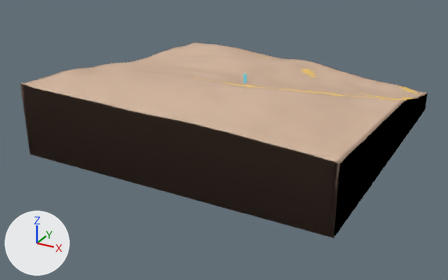
Renders of the glTF model assets/models/wp3-ledges.glb from each side of a commit.
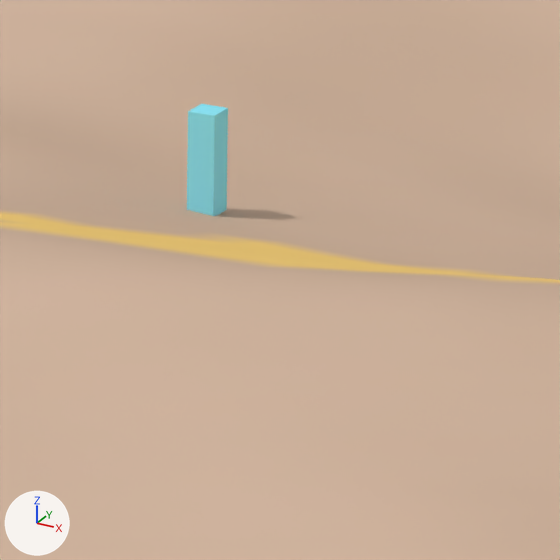
There are two pictures of each version: one whole from a camera (50 mm lens) standing at (53.21, -105.43, 39.25) and looking at (-2.04, -4.99, -10.97), one close up on the part from 51% to 61% of the width and 23% to 40% of the height. Lighting does not change. The marker at lower left points along +X, +Y and +Z. The last two pictures show the newer version. Where no turn or scale is listed for an object, it has been applied to the vertices. Vertices at exactly the same position are counted once.

The first close-up shows 'wp3-ledges'.
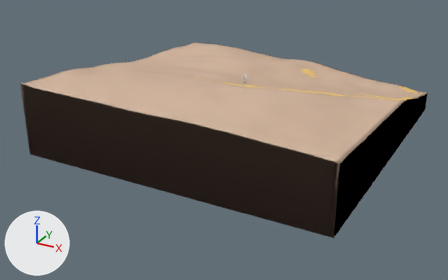
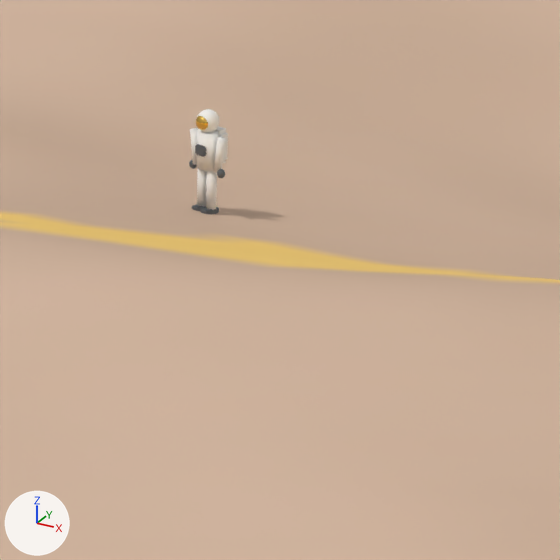
Boxes [x1, y1, x2, y2] around the edits, measured in the close-ups (560 x 560 px):
'Crew.001', added: after [189, 109, 228, 214]
    faces in mat_suit_white (white #efedea): [190, 109, 228, 210]
    faces in mat_suit_dark (dark grey #595d61): [189, 144, 225, 214]
    faces in mat_visor_gold (yellow #edc461): [196, 116, 208, 130]
part 1 of me_mesh_0, deleted: before [187, 104, 228, 216]

The change, as a list of edits to the scene's bpy script:
```text
Add mat_suit_dark:
    mat_suit_dark = principled_material('Suit dark')
    mat_suit_dark.base_color = (0.1, 0.11, 0.12)  # dark grey #595d61
    mat_suit_dark.roughness = 0.6
Add mat_suit_white:
    mat_suit_white = principled_material('Suit white')
    mat_suit_white.base_color = (0.86, 0.85, 0.82)  # white #efedea
    mat_suit_white.roughness = 0.7
Add mat_suit_stripe:
    mat_suit_stripe = principled_material('Suit stripe')
    mat_suit_stripe.base_color = (1.0, 0.19, 0.05)  # orange #ff793f
    mat_suit_stripe.roughness = 0.6
Add mat_visor_gold:
    mat_visor_gold = principled_material('Visor gold')
    mat_visor_gold.base_color = (0.85, 0.55, 0.12)  # yellow #edc461
    mat_visor_gold.metallic = 1.0
    mat_visor_gold.roughness = 0.15
Change me_mesh_0:
    used by ob_wp3_ledges; location = (0.0, 0.0, 0.0)
    remove me_mesh_0.from_pydata(...)  # 3969 vertices, 7690 faces; spans x -30.0..30.0, y -30.0..30.0, z -10.2..3.8
    add me_mesh_0.from_pydata(...)  # 3961 vertices, 7680 faces; spans x -30.0..30.0, y -30.0..30.0, z -10.2..3.8
    me_mesh_0 part 1: the loose piece of 8 vertices spanning x -0.2..0.2, y -0.2..0.2, z 0.0..1.8 is deleted
Add me_crew_part:
    me_crew_part.from_pydata(...)  # 1208 vertices, 2360 faces; spans x -0.39..0.39, y -0.23..0.35, z 0.0..1.8
    # faces by material slot: [800, 1060, 60, 440]
    me_crew_part.materials.append(mat_suit_white)  # white #efedea
    me_crew_part.materials.append(mat_suit_dark)  # dark grey #595d61
    me_crew_part.materials.append(mat_suit_stripe)  # orange #ff793f
    me_crew_part.materials.append(mat_visor_gold)  # yellow #edc461
Add ob_crew_001:
    ob_crew_001 = bpy.data.objects.new('Crew.001', me_crew_part)
    ob_crew_001.location = (0.0, 0.0, 0.0)
```
